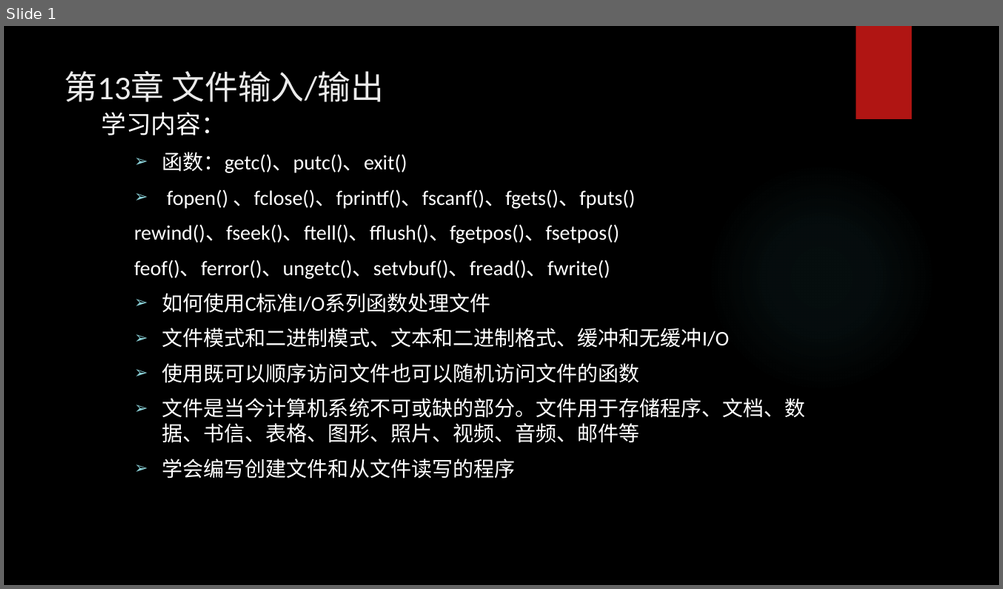
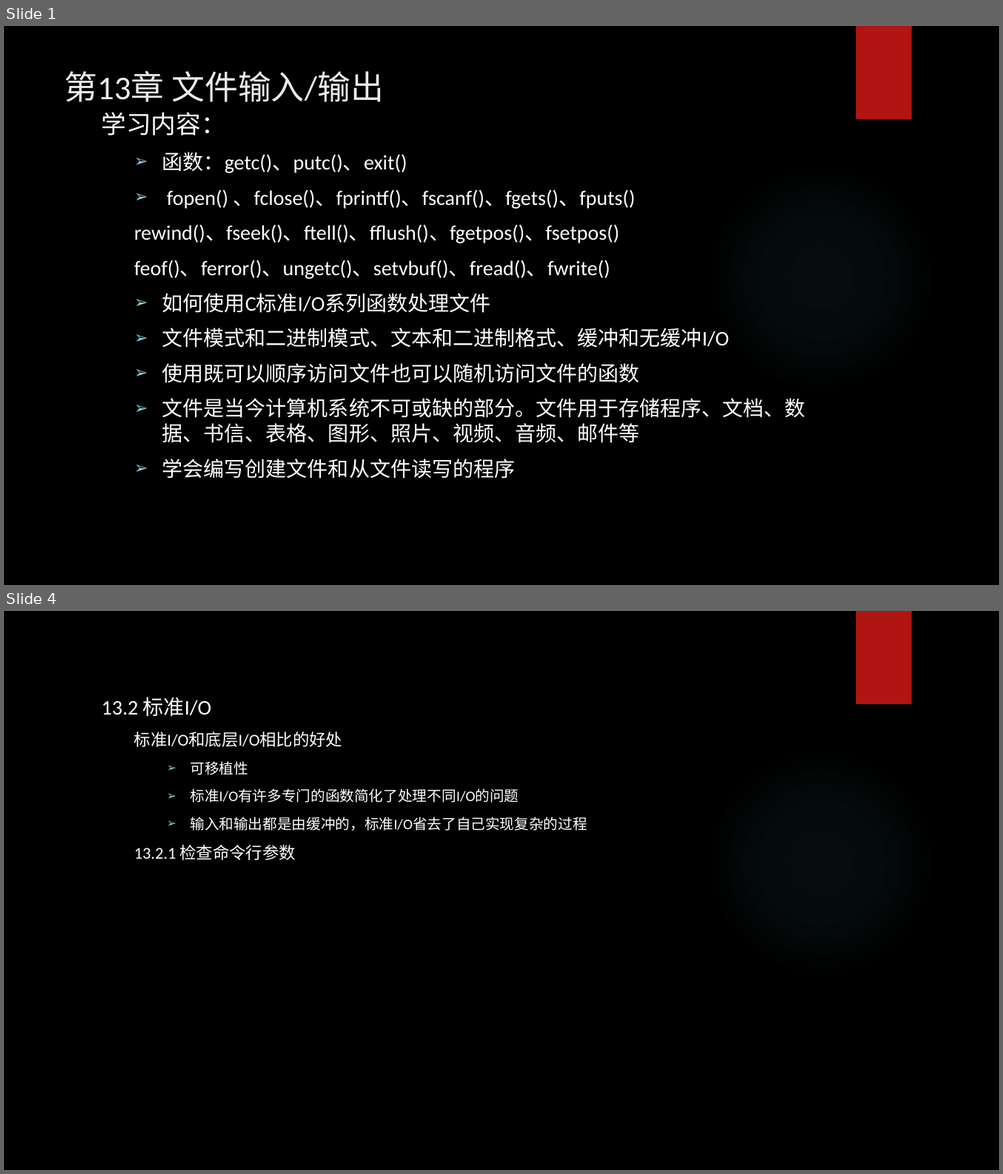
Before and after one commit to tsyin/c_ppt-code, a slide deck: 13 文件输入输出.pptx. Shown one above the other, each under a label of ours: slide 1 before the commit, slides 1 and 4 after it; the slides between them are not shown. The pictures are 1003x589 and 1003x1174 pixels, drawn with LibreOffice and Linux fonts; fonts in the diff are those of the drawing; background and template pictures are left out. Boxes give left, top, right and bottom in pixels: in the first picture for what was removed or moved away, otherwise in the second. Text is boxed around its words. In the diff, an @@ line names an element or a change of style, - is before the commit and + after.

```diff
--- a/13 文件输入输出.pptx
+++ b/13 文件输入输出.pptx
@@ slide 4 added at [4,611,999,1170], background picture (left out); not listed: 2 template elements that a slide beside it also shows @@
@@ text added at [102,697,586,860], 14 pt, text #FFFFFF @@
+13.2 标准I/O
+  标准I/O和底层I/O相比的好处
+    ➢ 可移植性
+    ➢ 标准I/O有许多专门的函数简化了处理不同I/O的问题
+    ➢ 输入和输出都是由缓冲的，标准I/O省去了自己实现复杂的过程
+  13.2.1 检查命令行参数
```
Also in this commit, not shown: 1 slide changed, 1 other slide added.
